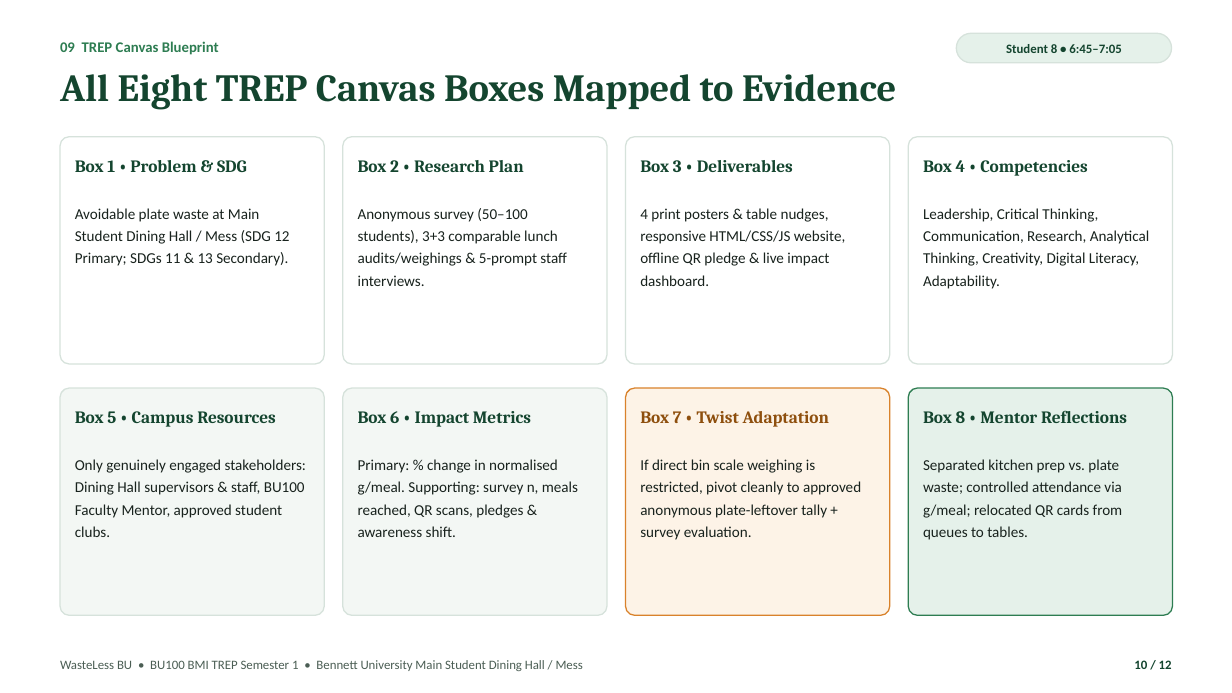
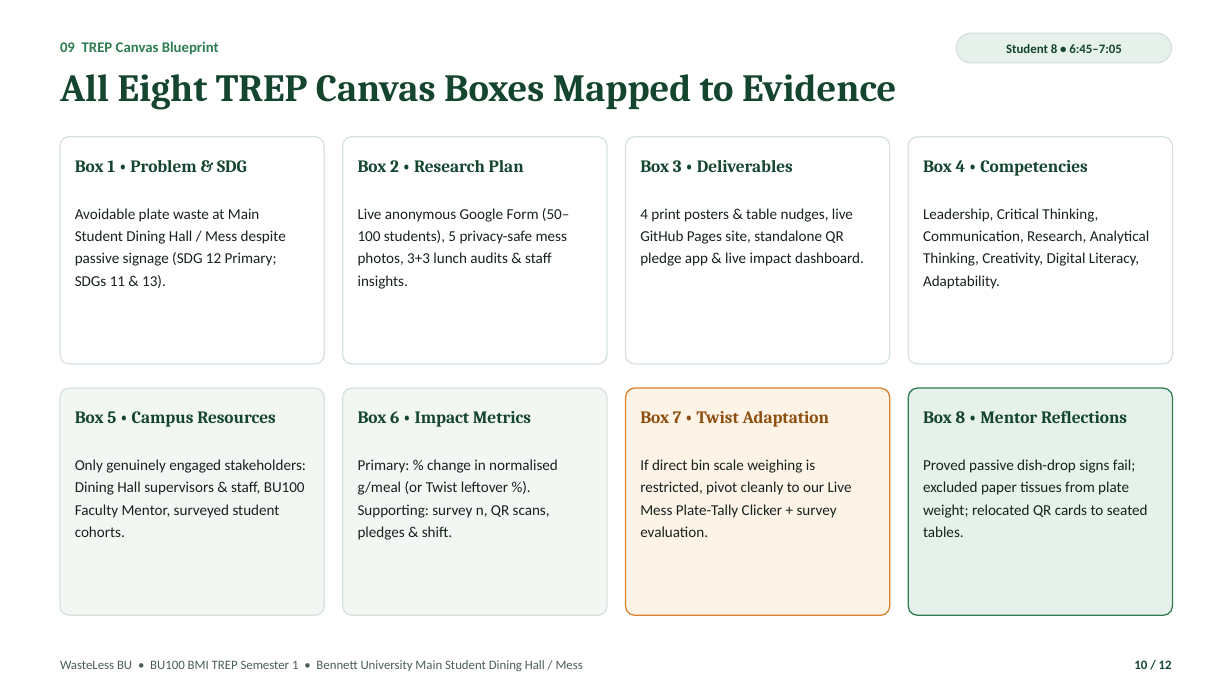
Before and after one commit to PRIYANSHVERMA-droid/wasteless-bu, a slide deck: slide 10 of WasteLess_BU_Pitch_Deck.pptx. Drawn at 1232x693 pixels with LibreOffice and Linux fonts; fonts in the diff are those of the drawing. Boxes give left, top, right and bottom in pixels: in the first picture for what was removed or moved away, otherwise in the second. Text is boxed around its words. In the diff, an @@ line names an element or a change of style, - is before the commit and + after.

Commit message:
Embed 5 privacy-safe Bennett Mess field photos across website, DOCX dossier, and PPTX pitch deck

```diff
--- a/WasteLess_BU_Pitch_Deck.pptx
+++ b/WasteLess_BU_Pitch_Deck.pptx
@@ text at (75,208,286,288): text changed @@
-Avoidable plate waste at Main Student Dining Hall / Mess (SDG 12 Primary; SDGs 11 & 13 Secondary).
+Avoidable plate waste at Main Student Dining Hall / Mess despite passive signage (SDG 12 Primary; SDGs 11 & 13).
@@ text at (358,208,569,289): text changed @@
-Anonymous survey (50–100 students), 3+3 comparable lunch audits/weighings & 5-prompt staff interviews.
+Live anonymous Google Form (50–100 students), 5 privacy-safe mess photos, 3+3 lunch audits & staff insights.
@@ text at (640,208,864,266): text changed @@
-4 print posters & table nudges, responsive HTML/CSS/JS website, offline QR pledge & live impact dashboard.
+4 print posters & table nudges, live GitHub Pages site, standalone QR pledge app & live impact dashboard.
@@ text at (75,459,306,537): text changed @@
-Only genuinely engaged stakeholders: Dining Hall supervisors & staff, BU100 Faculty Mentor, approved student clubs.
+Only genuinely engaged stakeholders: Dining Hall supervisors & staff, BU100 Faculty Mentor, surveyed student cohorts.
@@ text at (358,459,558,540): text changed @@
-Primary: % change in normalised g/meal. Supporting: survey n, meals reached, QR scans, pledges & awareness shift.
+Primary: % change in normalised g/meal (or Twist leftover %). Supporting: survey n, QR scans, pledges & shift.
@@ text at (640,459,852,537): text changed @@
-If direct bin scale weighing is restricted, pivot cleanly to approved anonymous plate-leftover tally + survey evaluation.
+If direct bin scale weighing is restricted, pivot cleanly to our Live Mess Plate-Tally Clicker + survey evaluation.
@@ text at (923,459,1148,537): text changed @@
-Separated kitchen prep vs. plate waste; controlled attendance via g/meal; relocated QR cards from queues to tables.
+Proved passive dish-drop signs fail; excluded paper tissues from plate weight; relocated QR cards to seated tables.
```
Also in this commit, not shown: 11 other slides changed, 9 other files.
